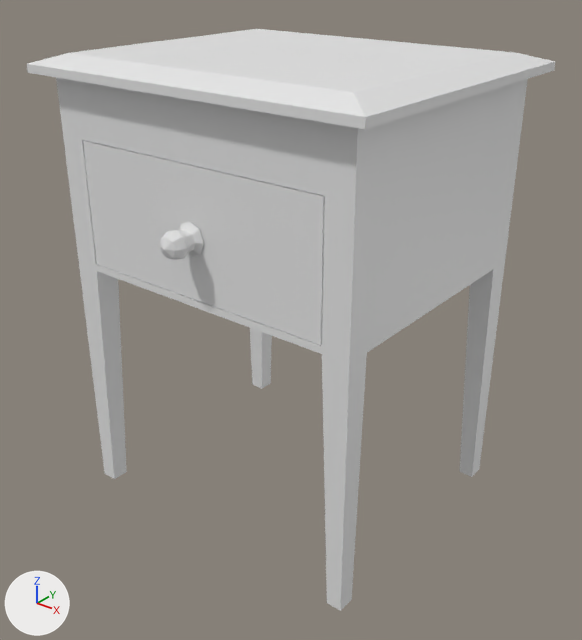
Two versions of the FBX model GameJam2019_v01/Assets/Prefabs/Small Table.FBX, one commit apart.
Before and after are seen from a 50 mm camera at (0.1139, 0.0402, 0.0442) aimed at (0.0798, 0.0829, 0.0177). Every picture has the same lights, and +X, +Y and +Z are marked at lower left. Where no turn or scale is listed for an object, it has been applied to the vertices.

The older version as bpy lines, for what is in view:
```python
me_mesh = bpy.data.meshes.new('Mesh')
me_mesh.from_pydata(...)  # 341 vertices, 660 faces; spans x -0.0135..0.0135, y -0.0093..0.0146, z -0.017..0.017
ob_bedside_table_close = bpy.data.objects.new('Bedside Table Close', me_mesh)
ob_bedside_table_close.location = (0.07901, 0.08088, 0.01973)
```
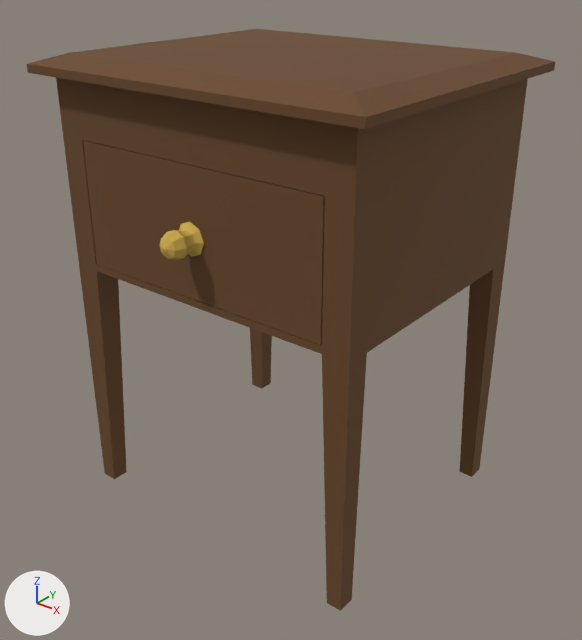
Pixel boxes [x1, y1, x2, y2] of what changed, in the pictures (582 x 640 px):
part 1 of me_mesh, recoloured (grey to brown)
    both: [27, 29, 555, 611]
part 2 of me_mesh, recoloured (white to yellow)
    both: [159, 221, 204, 260]

What changed in the scene script:
```text
Add mat_material__36:
    mat_material__36 = principled_material('Material #36')
    mat_material__36.base_color = (0.141, 0.0627, 0.0196)  # brown #694726
    mat_material__36.roughness = 0.859
Add mat_material__37:
    mat_material__37 = principled_material('Material #37')
    mat_material__37.base_color = (0.659, 0.447, 0.0784)  # yellow #d4b24f
    mat_material__37.roughness = 0.859
Change me_mesh:
    where me_mesh.from_pydata(...)  # 341 vertices, 660 faces; spans x -0.0135..0.0135, y -0.0093..0.0146, z -0.017..0.017
    used by ob_bedside_table_close; location = (0.07901, 0.08088, 0.01973)
    me_mesh part 1: 550 of the faces centred in x -0.0135..0.0135, y -0.0082..0.0146, z -0.017..0.017 switch from no material to mat_material__36 (brown #694726)
    me_mesh part 2: all 110 faces centred in x -0.0011..0.0009, y -0.0091..-0.007, z 0.0058..0.0077 switch from no material to mat_material__37 (yellow #d4b24f)
```
